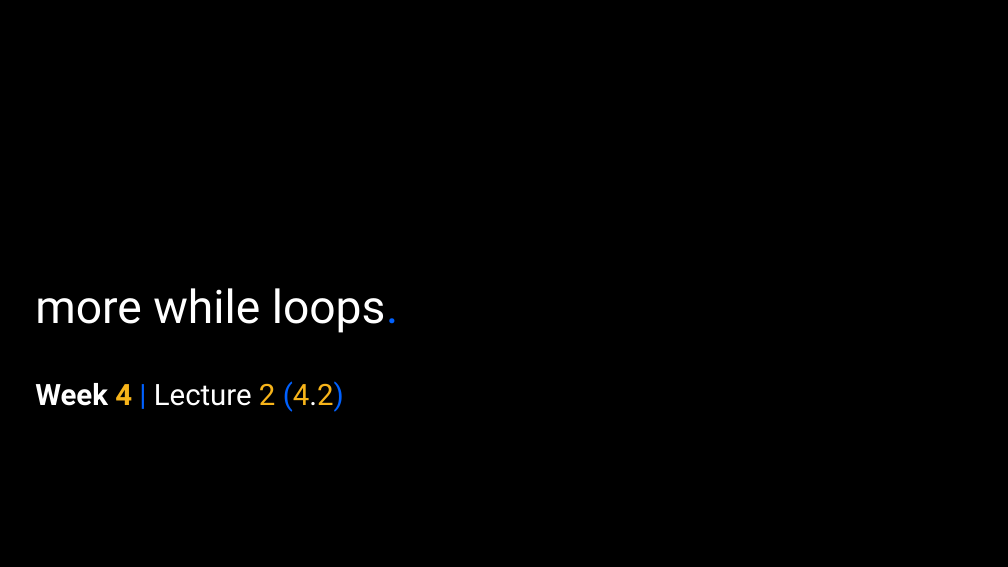
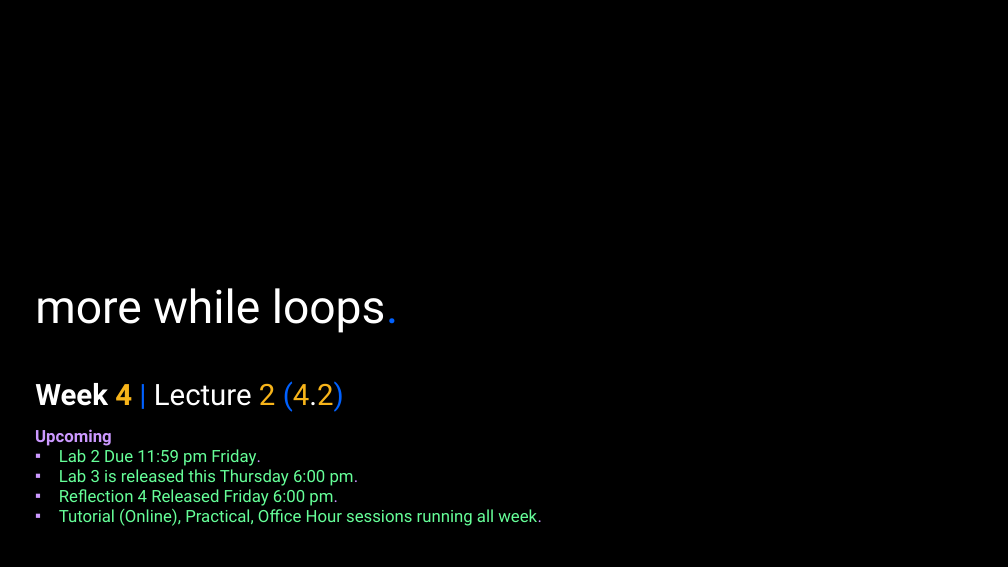
Before and after one commit to APS106/APS106-winter-2025-kinsella-goodfellow, a slide deck: slide 20 of lectures/week4/lecture2/slides/week4_lecture2.pptx. Drawn at 1008x567 pixels with LibreOffice and Linux fonts; fonts in the diff are those of the drawing; background and template pictures are left out. Boxes give left, top, right and bottom in pixels: in the first picture for what was removed or moved away, otherwise in the second. Text is boxed around its words. In the diff, an @@ line names an element or a change of style, - is before the commit and + after.

Commit message:
- Week 4 Lecture 1

```diff
--- a/lectures/week4/lecture2/slides/week4_lecture2.pptx
+++ b/lectures/week4/lecture2/slides/week4_lecture2.pptx
@@ text added at box(35, 429, 542, 526), 16 pt, text #66FF99 @@
+Upcoming
+▪ Lab 2 Due 11:59 pm Friday.
+▪ Lab 3 is released this Thursday 6:00 pm.
+▪ Reflection 4 Released Friday 6:00 pm.
+▪ Tutorial (Online), Practical, Office Hour sessions running all week.
```
Also in this commit, not shown: 1 other slide changed, 1 slide added, 1 slide removed, 3 other files.
